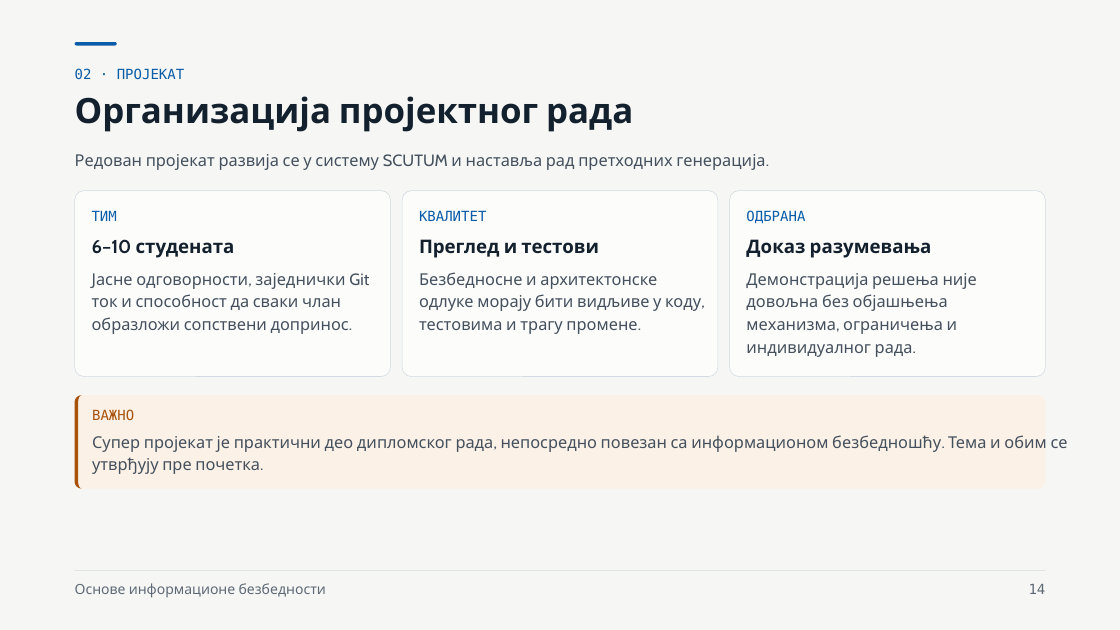
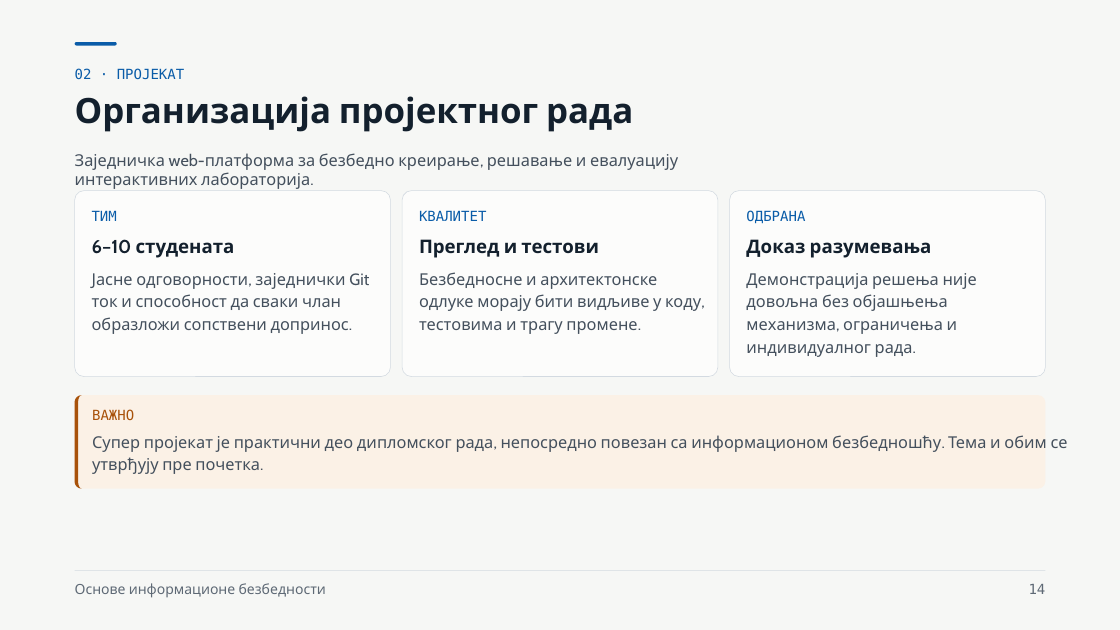
Before and after one commit to owlCoder/ftn-nastavni-portal, a slide deck: slide 14 of public/downloads/oib-prezentacije/00_Osnovne_informacije.pptx. Drawn at 1120x630 pixels with LibreOffice and Linux fonts; fonts in the diff are those of the drawing. Boxes give left, top, right and bottom in pixels: in the first picture for what was removed or moved away, otherwise in the second. Text is boxed around its words. In the diff, an @@ line names an element or a change of style, - is before the commit and + after.

```diff
--- a/public/downloads/oib-prezentacije/00_Osnovne_informacije.pptx
+++ b/public/downloads/oib-prezentacije/00_Osnovne_informacije.pptx
@@ text at bbox=[75, 153, 678, 189]: text changed @@
-Редован пројекат развија се у систему SCUTUM и наставља рад претходних генерација.
+Заједничка web-платформа за безбедно креирање, решавање и евалуацију интерактивних лабораторија.
```
Also in this commit, not shown: 5 other slides changed, 32 other files.
